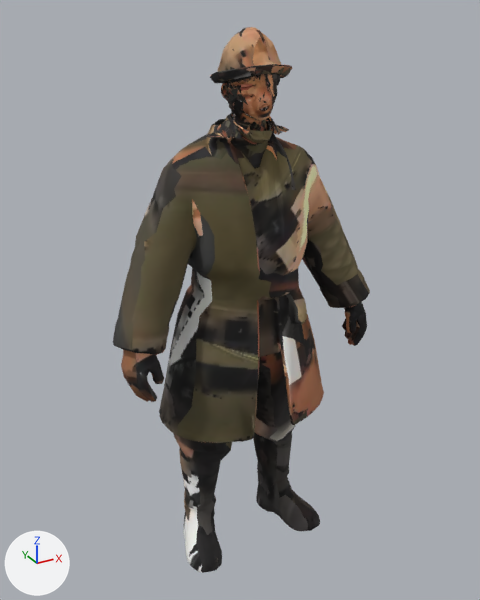
The glTF model public/assets/nalati/models/people/herder-erlan.gen.glb, before and after one commit.
One viewpoint serves both versions: a 50 mm camera at (-1.017, -1.831, 1.9) aimed at (0.002, 0.023, 0.973). The axes (+X, +Y, +Z) are drawn at lower left. The lights are the same throughout. The older version comes first. Where no turn or scale is listed for an object, it has been applied to the vertices. Vertices at exactly the same position are counted once.

The first picture shows 'herder-erlan.raw'.
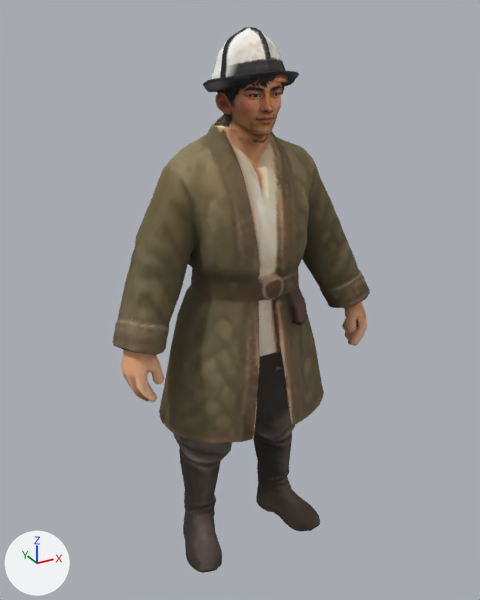
Where the change shows, as pixel boxes (x1, y1, x2, y2) in the pictures (480 x 600 px; the box of a moved part takes in the faces that stretch with it):
part 1 of me_herder_erlan_raw, moved or reshaped: before (205, 27, 292, 143); after (203, 27, 299, 143)
part 2 of me_herder_erlan_raw, surface changed: (113, 27, 370, 573) in both

What the commit changed:
me_herder_erlan_raw is used by ob_herder_erlan_raw; location (0.0, 0.0, 0.925).
me_herder_erlan_raw had 4760 vertices, 9319 faces and spanned x -0.48..0.48, y -0.22..0.22, z -0.92..0.92.
me_herder_erlan_raw now has 4645 vertices, 9223 faces and spans x -0.48..0.48, y -0.22..0.22, z -0.92..0.92.
me_herder_erlan_raw part 1: 115 vertices moved from x -0.1..0.11, y -0.16..0.08, z 0.62..0.92 to x -0.09..0.1, y -0.15..0.08, z 0.61..0.92; 1911 vertices removed from x -0.14..0.15, y -0.17..0.09, z 0.61..0.92; 1796 vertices added at x -0.14..0.14, y -0.18..0.11, z 0.61..0.92.
me_herder_erlan_raw part 2: 5305 kept faces spanning x -0.48..0.48, y -0.22..0.22, z -0.92..0.92 get new texture (UV) coordinates.
